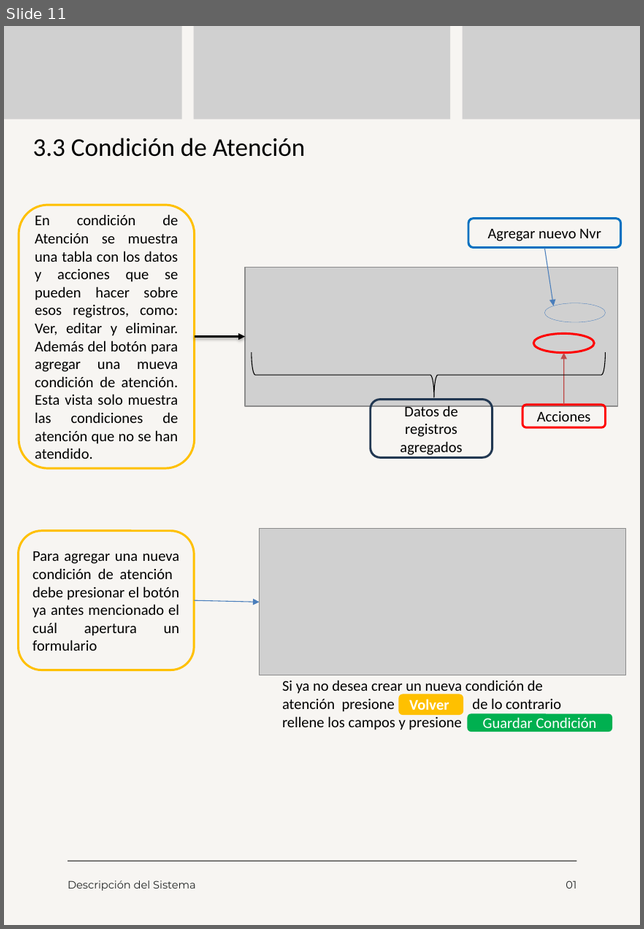
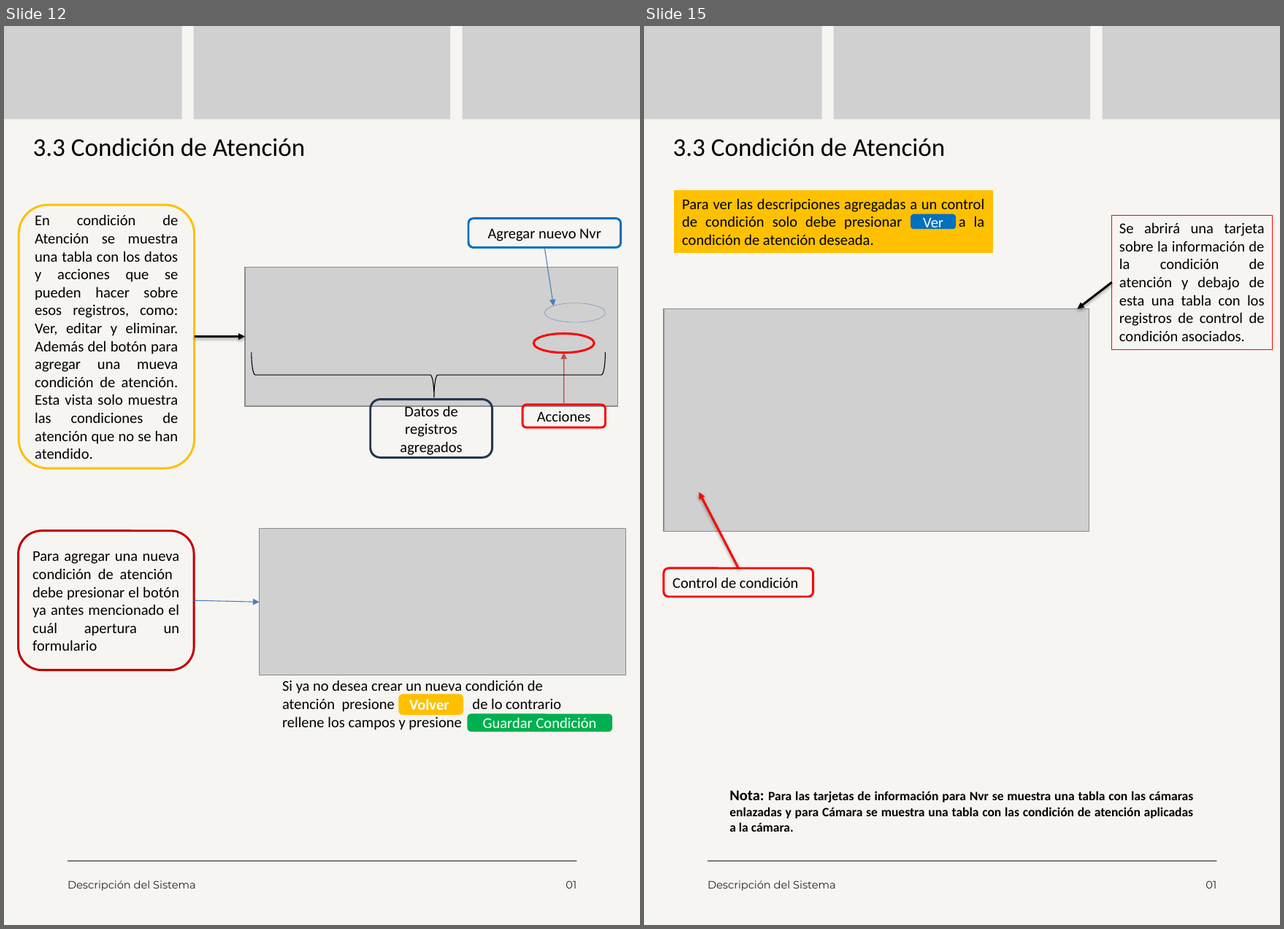
Before and after one commit to moreno-manuel/Pasantia-CVG-FMO, a slide deck: public/files/Documento A4 manual guía de estilos manual identidad visual minimalista rojo.pptx. Shown side by side, each under a label of ours: slide 11 before the commit, slides 12 and 15 after it; the slides between them are not shown. The pictures are 644x929 and 1284x929 pixels, drawn with LibreOffice and Linux fonts; fonts in the diff are those of the drawing; grey boxes stand for pictures. Boxes give left, top, right and bottom in pixels: in the first picture for what was removed or moved away, otherwise in the second. Text is boxed around its words. In the diff, an @@ line names an element or a change of style, - is before the commit and + after.

Commit message:
mejoras en condición de atencion y el manual

```diff
--- a/public/files/Documento A4 manual guía de estilos manual identidad visual minimalista rojo.pptx
+++ b/public/files/Documento A4 manual guía de estilos manual identidad visual minimalista rojo.pptx
@@ slide 15 added at [644,26,1280,925], background #F7F5F2 @@
@@ picture added at [644,26,822,119] @@
@@ picture added at [833,26,1091,119] @@
@@ picture added at [1102,26,1280,119] @@
@@ text added at [673,138,945,157], 24 pt, text #000000 @@
+3.3 Condición de Atención
@@ rectangle added at [675,191,993,253], fill #FFC000, outline #FFC000 0.75 pt, 14 pt, text #000000 @@
+Para ver las descripciones agregadas a un control de condición solo debe presionar a la condición de atención deseada.
@@ rounded rectangle added at [912,215,955,228], fill #0070C0, outline #0070C0 2 pt, 14 pt, text #FFFFFF @@
+Ver
@@ rectangle added at [1112,215,1272,350], outline #FF0000 0.75 pt, 14 pt, text #000000 @@
+Se abrirá una tarjeta sobre la información de la condición de atención y debajo de esta una tabla con los registros de control de condición asociados.
@@ arrow added from (1112, 282) to (1078, 309), #000000 2 pt @@
@@ picture added at [664,309,1090,532] @@
@@ arrow added from (739, 568) to (699, 492), #FF0000 2 pt @@
@@ rounded rectangle added at [664,568,813,597], outline #FF0000 2 pt, 14 pt, text #000000 @@
+Control de condición
@@ text added at [729,790,1194,832], 12 pt, text #000000, bold @@
+Nota: Para las tarjetas de información para Nvr se muestra una tabla con las cámaras enlazadas y para Cámara se muestra una tabla con las condición de atención aplicadas a la cámara.
@@ line added from (708, 862) to (1217, 862), #000000 0.75 pt @@
@@ text added at [708,881,836,891], 10 pt, text #222525 @@
+Descripción del Sistema
@@ text added at [1205,881,1216,889], 10 pt, text #222525 @@
+01
@@ what was slide 11 is now slide 12 @@
@@ slide 12 changed as well @@
@@ rounded rectangle "Para agregar una nueva condición ..." at [19,532,194,671]: outline #FFC000 2 pt to #C00000 2 pt @@
```
Also in this commit, not shown: 10 other slides changed, 3 other slides added, 7 other files.
